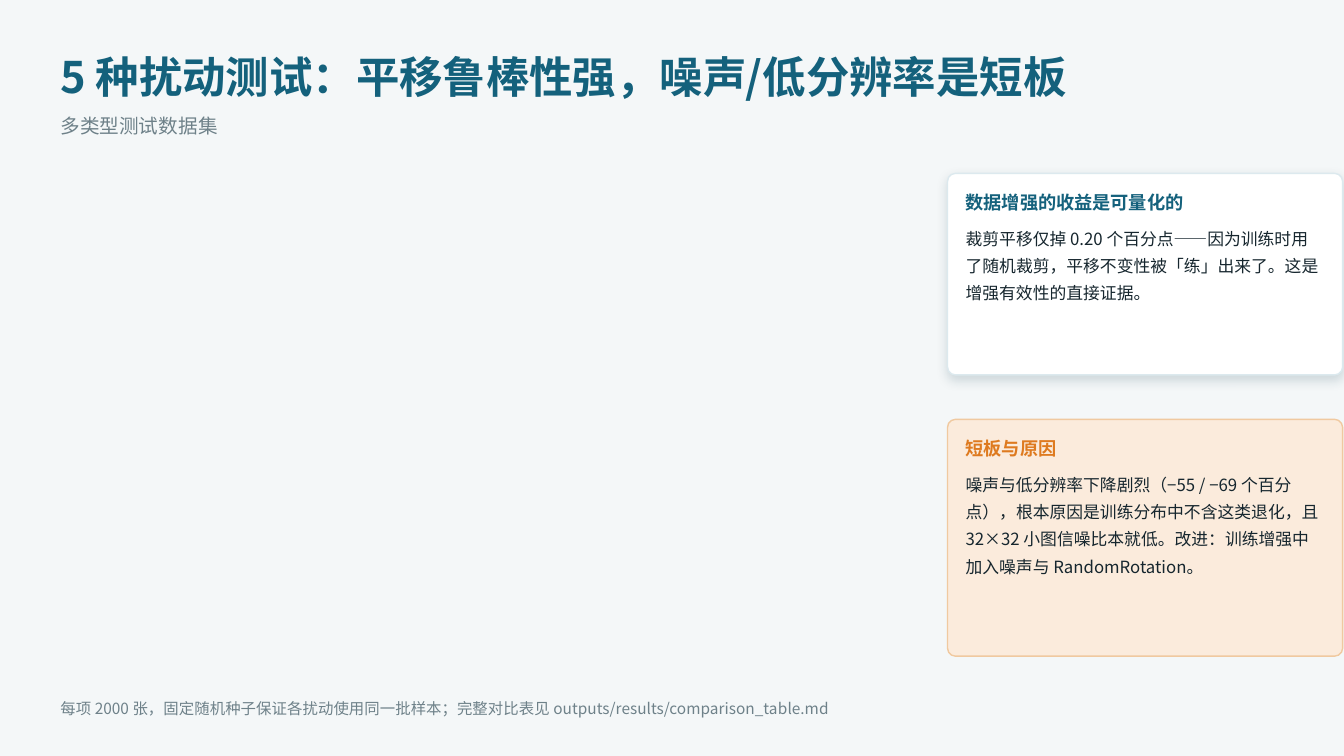
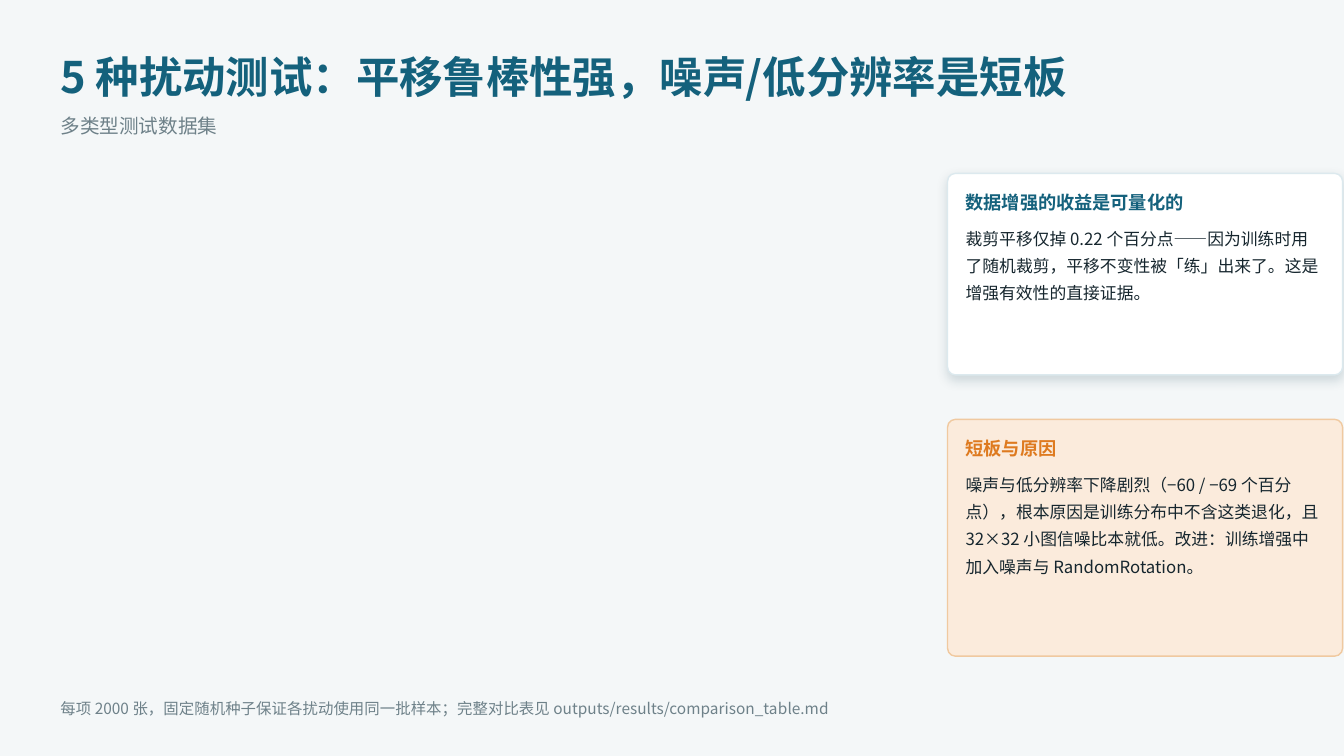
Before and after one commit to JinYihang1011/image_classification_paddle, a slide deck: slide 10 of 课程设计汇报.pptx. Drawn at 1344x756 pixels with LibreOffice and Linux fonts; fonts in the diff are those of the drawing. Boxes give left, top, right and bottom in pixels: in the first picture for what was removed or moved away, otherwise in the second. Text is boxed around its words. In the diff, an @@ line names an element or a change of style, - is before the commit and + after.

```diff
--- a/课程设计汇报.pptx
+++ b/课程设计汇报.pptx
@@ text at [966, 231, 1319, 301]: text changed @@
-裁剪平移仅掉 0.20 个百分点——因为训练时用了随机裁剪，平移不变性被「练」出来了。这是增强有效性的直接证据。
+裁剪平移仅掉 0.22 个百分点——因为训练时用了随机裁剪，平移不变性被「练」出来了。这是增强有效性的直接证据。
@@ text at [966, 476, 1319, 575]: text changed @@
-噪声与低分辨率下降剧烈（−55 / −69 个百分点），根本原因是训练分布中不含这类退化，且 32×32 小图信噪比本就低。改进：训练增强中加入噪声与 RandomRotation。
+噪声与低分辨率下降剧烈（−60 / −69 个百分点），根本原因是训练分布中不含这类退化，且 32×32 小图信噪比本就低。改进：训练增强中加入噪声与 RandomRotation。
```
Also in this commit, not shown: 7 other slides changed, 31 other files.
